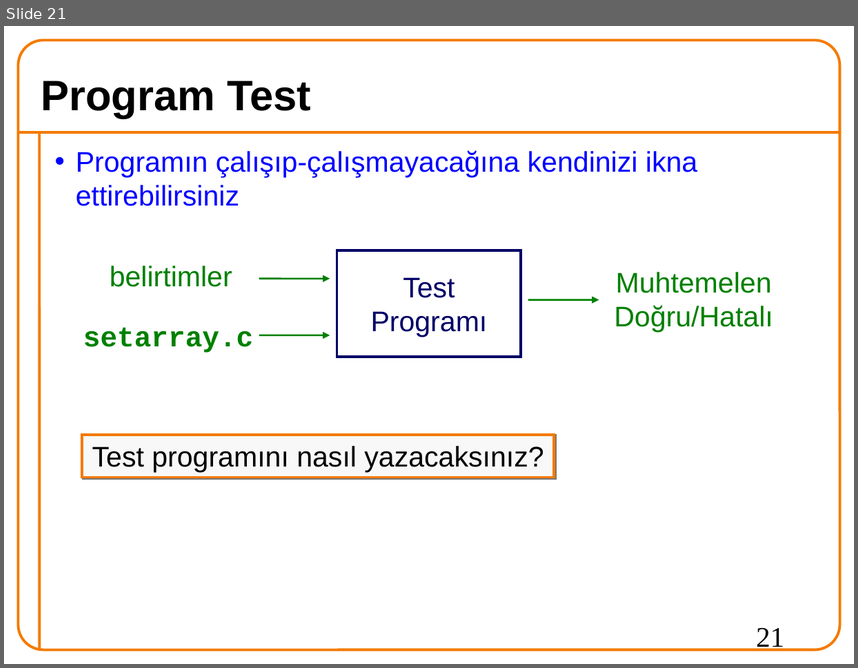
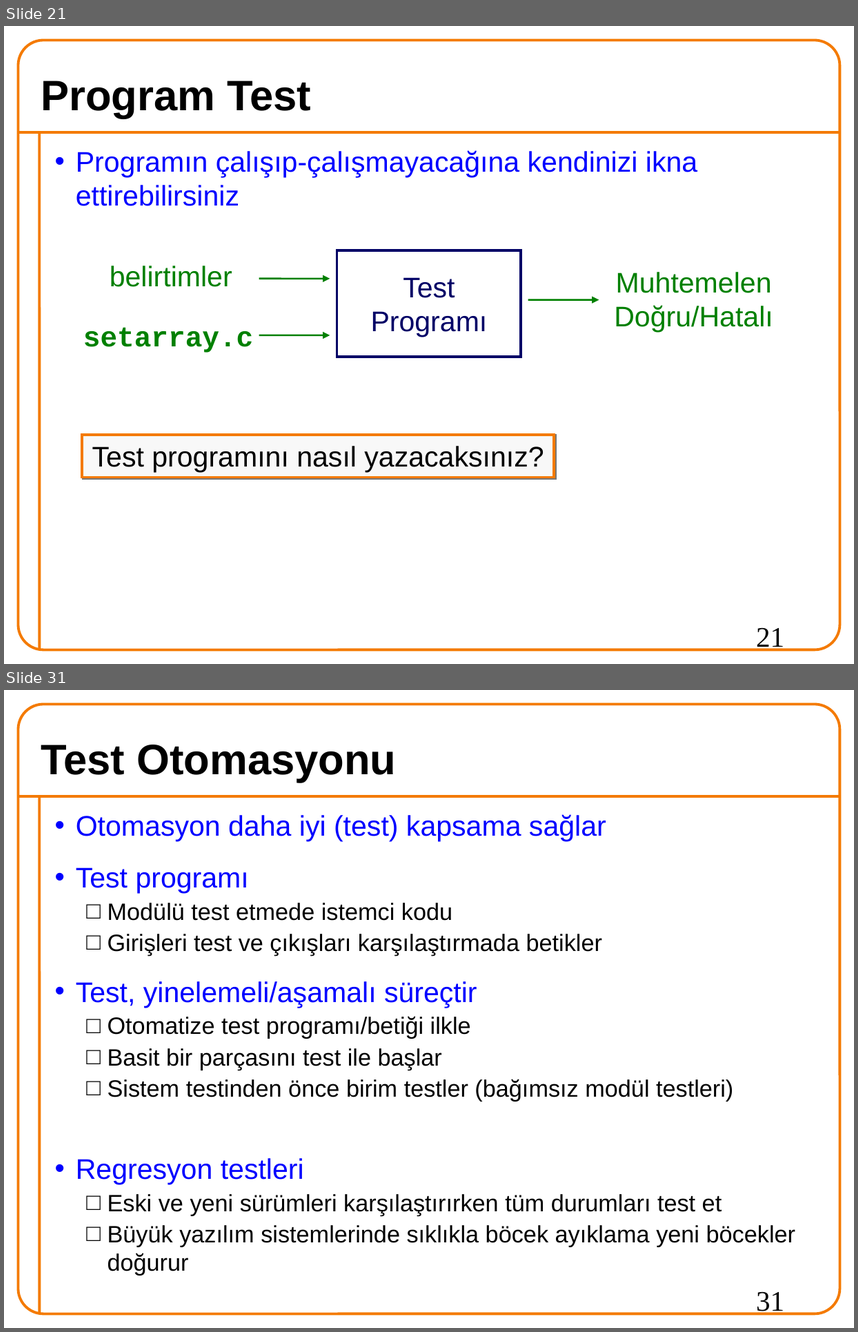
Before and after one commit to 19ceng/ceng201pro, a slide deck: 05test.odp. Shown one above the other, each under a label of ours: slide 21 before the commit, slides 21 and 31 after it; the slides between them are not shown. The pictures are 858x668 and 858x1332 pixels, drawn with LibreOffice and Linux fonts; fonts in the diff are those of the drawing; background and template pictures are left out. Boxes give left, top, right and bottom in pixels: in the first picture for what was removed or moved away, otherwise in the second. Text is boxed around its words. In the diff, an @@ line names an element or a change of style, - is before the commit and + after.

Commit message:
test:OK

```diff
--- a/05test.odp
+++ b/05test.odp
@@ slide 31 added at [4,690,854,1328], background #FFFFFF; not listed: 3 template elements that a slide beside it also shows @@
@@ title added at [41,745,396,782], 36 pt, text #000000, bold @@
+Test Otomasyonu
@@ text added at [76,814,795,1275], 20 pt, text #000000 @@
+• Otomasyon daha iyi (test) kapsama sağlar
+• Test programı
+  □ Modülü test etmede istemci kodu
+  □ Girişleri test ve çıkışları karşılaştırmada betikler
+• Test, yinelemeli/aşamalı süreçtir
+  □ Otomatize test programı/betiği ilkle
+  □ Basit bir parçasını test ile başlar
+  □ Sistem testinden önce birim testler (bağımsız modül testleri)
+• Regresyon testleri
+  □ Eski ve yeni sürümleri karşılaştırırken tüm durumları test et
+  □ Büyük yazılım sistemlerinde sıklıkla böcek ayıklama yeni böcekler doğurur
@@ page number added at [756,1291,784,1315], 24 pt, text #000000 @@
+31
```
Also in this commit, not shown: 4 slides changed, 8 other slides added, 9 slides removed.
